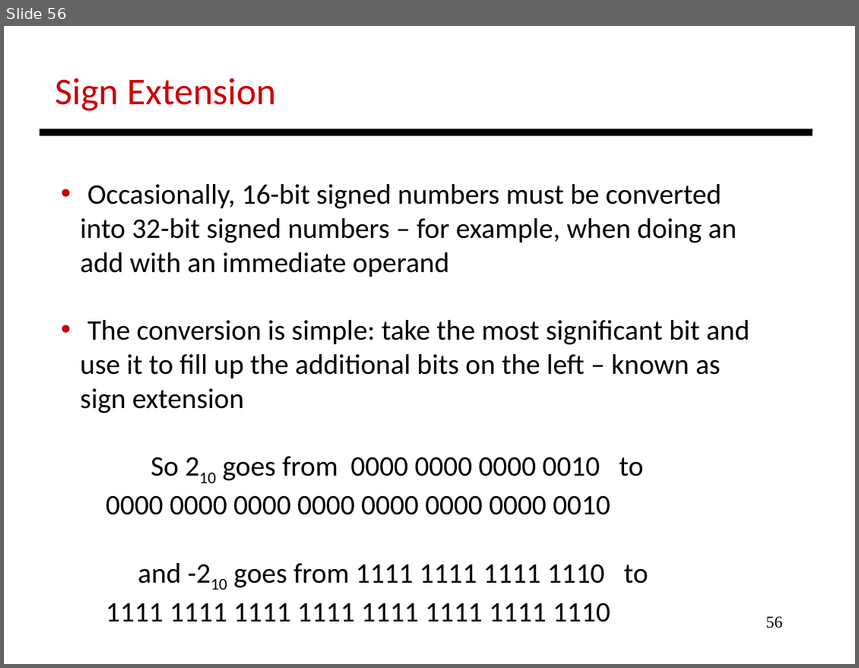
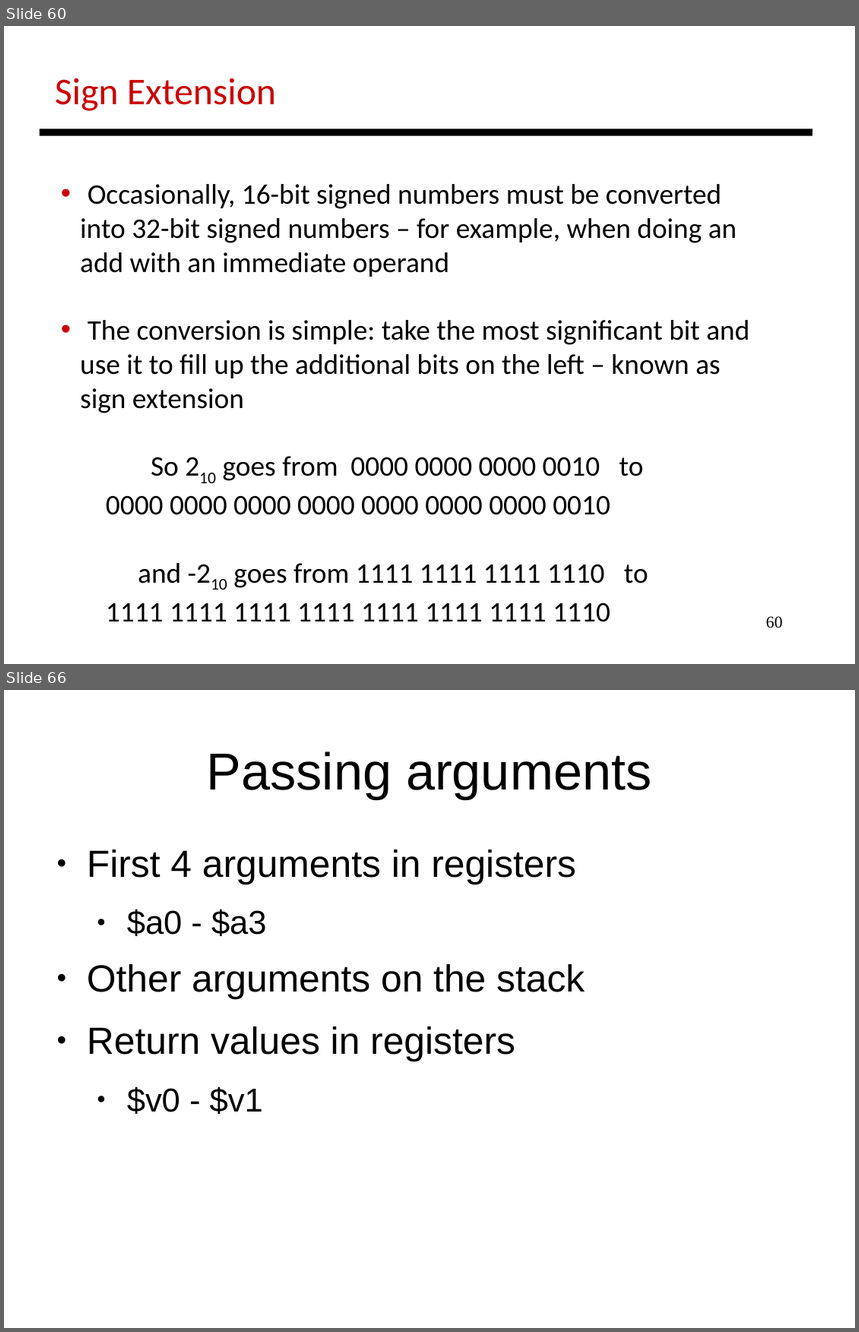
Before and after one commit to antonburtsev/cs3810, a slide deck: lectures/lecture04-mips/lecture-04-mips.odp. Shown one above the other, each under a label of ours: slide 56 before the commit, slides 60 and 66 after it; the slides between them are not shown. The pictures are 859x668 and 859x1332 pixels, drawn with LibreOffice and Linux fonts; fonts in the diff are those of the drawing. Boxes give left, top, right and bottom in pixels: in the first picture for what was removed or moved away, otherwise in the second. Text is boxed around its words. In the diff, an @@ line names an element or a change of style, - is before the commit and + after.

```diff
--- a/lectures/lecture04-mips/lecture-04-mips.odp
+++ b/lectures/lecture04-mips/lecture-04-mips.odp
@@ slide 66 added at (x1=4, y1=690, x2=855, y2=1328), background #FFFFFF @@
@@ title added at (x1=207, y1=752, x2=652, y2=799), 44 pt, text #000000 @@
+Passing arguments
@@ text added at (x1=87, y1=850, x2=585, y2=1114), 32 pt, text #000000 @@
+● First 4 arguments in registers
+  ● $a0 - $a3
+● Other arguments on the stack
+● Return values in registers
+  ● $v0 - $v1
@@ what was slide 56 is now slide 60 @@
@@ page number at (x1=766, y1=617, x2=783, y2=629): text changed @@
-56
+60
```
Also in this commit, not shown: 2 slides changed, 42 other slides added, 1 slide removed, 2 other files.
